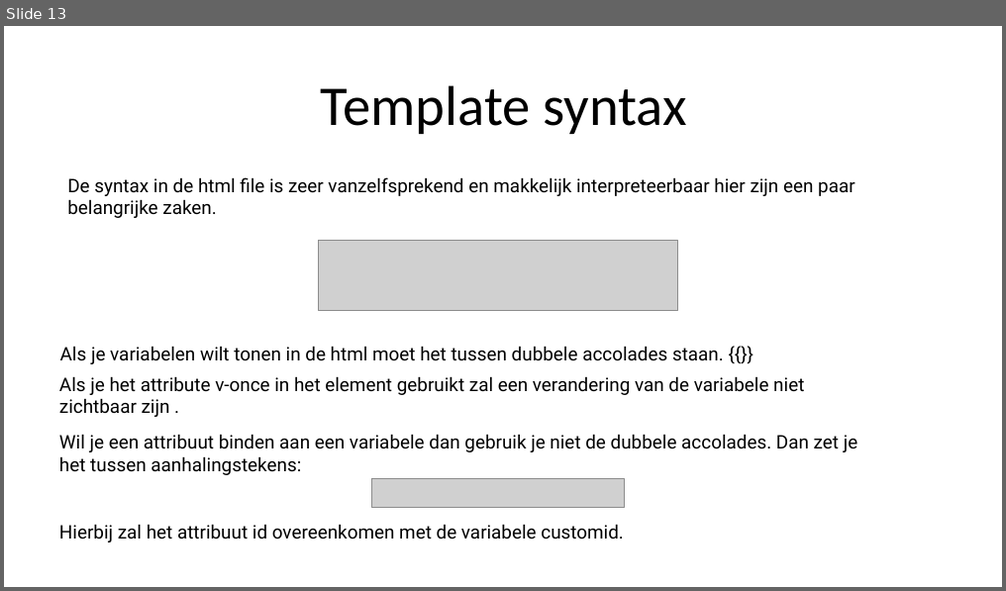
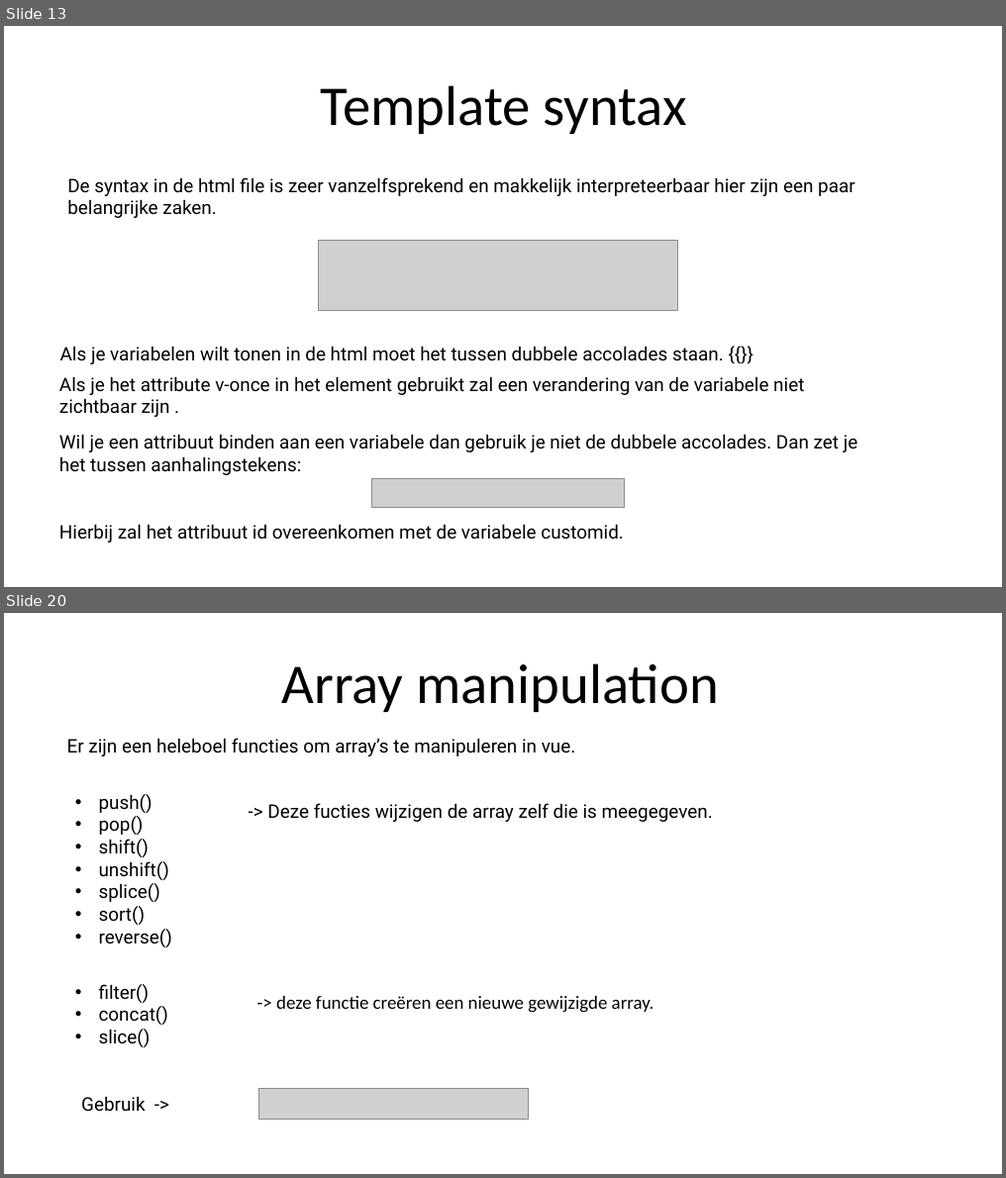
Before and after one commit to sepperenty/web-research-3, a slide deck: newTech/slideshow.pptx. Shown one above the other, each under a label of ours: slide 13 before the commit, slides 13 and 20 after it; the slides between them are not shown. The pictures are 1006x591 and 1006x1178 pixels, drawn with LibreOffice and Linux fonts; fonts in the diff are those of the drawing; grey boxes stand for pictures. Boxes give left, top, right and bottom in pixels: in the first picture for what was removed or moved away, otherwise in the second. Text is boxed around its words. In the diff, an @@ line names an element or a change of style, - is before the commit and + after.

```diff
--- a/newTech/slideshow.pptx
+++ b/newTech/slideshow.pptx
@@ slide 20 added at [4, 613, 1002, 1174], background #FFFFFF @@
@@ text added at [282, 663, 719, 712], 54 pt, text #000000 @@
+Array manipulation
@@ text added at [67, 738, 576, 757], 18 pt, text #000000 @@
+Er zijn een heleboel functies om array’s te manipuleren in vue.
@@ text added at [99, 794, 172, 948], 18 pt, text #000000 @@
+• push()
+• pop()
+• shift()
+• unshift()
+• splice()
+• sort()
+• reverse()
@@ text added at [267, 803, 713, 822], 18 pt, text #000000 @@
+-> Deze fucties wijzigen de array zelf die is meegegeven.
@@ text added at [99, 984, 168, 1048], 18 pt, text #000000 @@
+• filter()
+• concat()
+• slice()
@@ text added at [276, 996, 654, 1013], 18 pt, text #000000 @@
+-> deze functie creëren een nieuwe gewijzigde array.
@@ text added at [81, 1096, 145, 1112], 18 pt, text #000000 @@
+Gebruik ->
@@ picture added at [258, 1089, 528, 1120] @@
```
Also in this commit, not shown: 1 slide changed, 11 other slides added, 1 slide removed, 15 other files.
